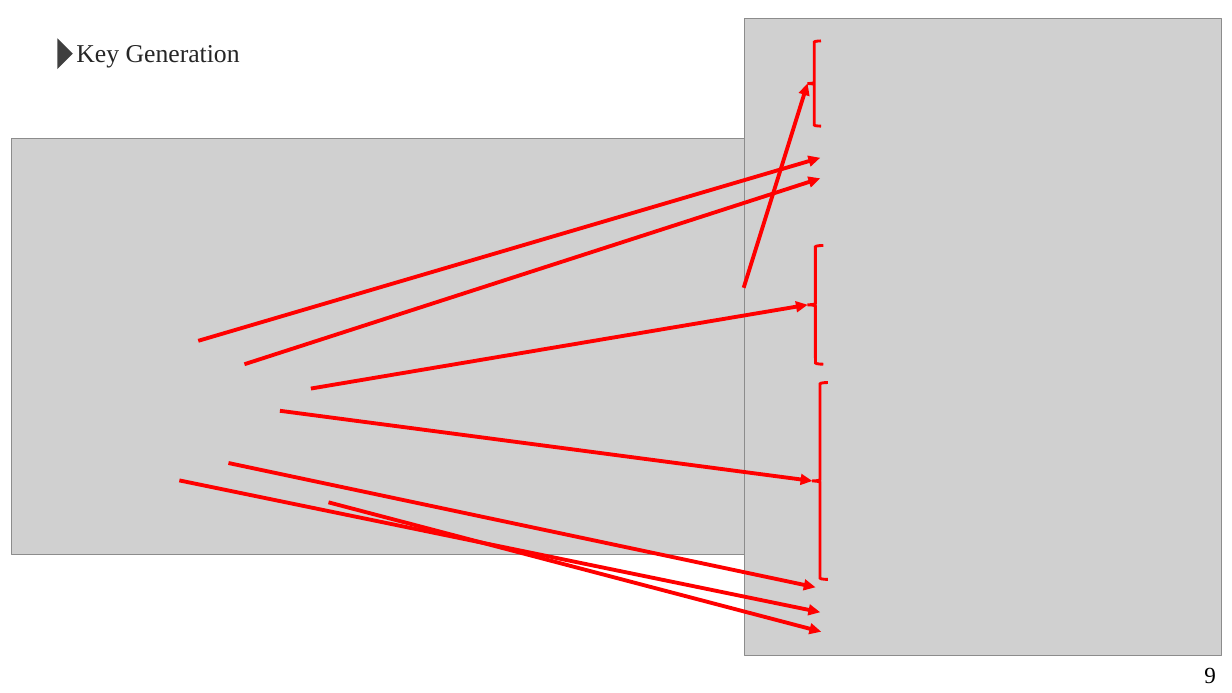
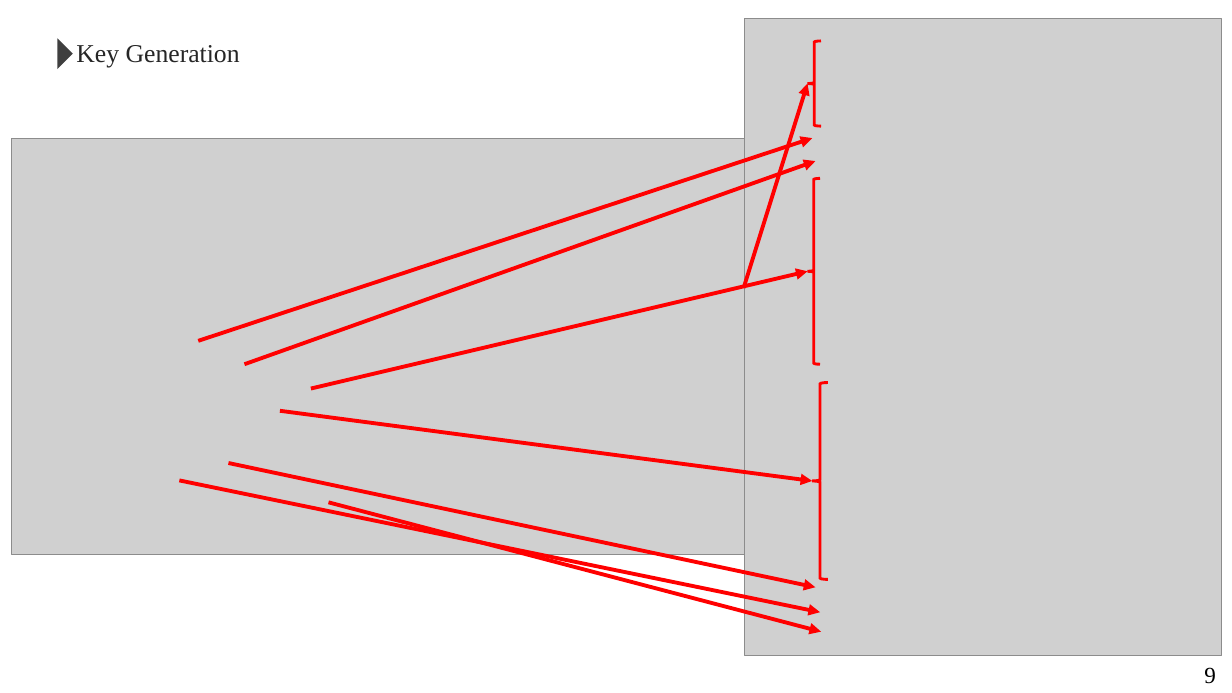
Before and after one commit to Fossum2523/ML_DSA, a slide deck: slide 11 of meeting/NIST_204_ML_DSA_10_08.pptx (slide 10 before the commit). Drawn at 1232x693 pixels with LibreOffice and Linux fonts; fonts in the diff are those of the drawing; grey boxes stand for pictures. Boxes give left, top, right and bottom in pixels: in the first picture for what was removed or moved away, otherwise in the second. Text is boxed around its words. In the diff, an @@ line names an element or a change of style, - is before the commit and + after.

```diff
--- a/meeting/NIST_204_ML_DSA_10_08.pptx
+++ b/meeting/NIST_204_ML_DSA_10_08.pptx
@@ arrow moved from (199, 341) - (821, 158) to (199, 341) - (812, 139) @@
@@ arrow moved from (245, 364) - (821, 178) to (245, 364) - (815, 161) @@
@@ left brace: place and size @@
-left brace at (808, 246, 823, 365)
+left brace at (808, 178, 821, 364)
@@ arrow moved from (311, 389) - (808, 305) to (311, 389) - (808, 272) @@
```
Also in this commit, not shown: 1 other slide changed, 2 slides added, 2 other files.
